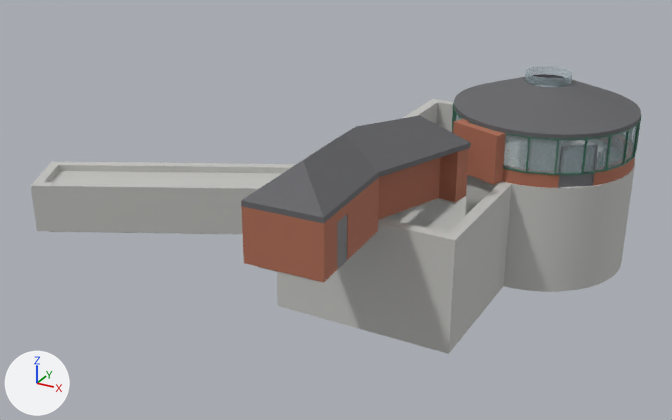
One commit to the glTF model public/models/the-drum.glb: the scene before it, then after it.
Both versions are drawn from a camera (50 mm lens) standing at (13.6, -48.6, 18.1) and looking at (-9.7, -6.2, -3.1). Lighting does not change. The marker at lower left points along +X, +Y and +Z. The first picture is the older version. Where no turn or scale is listed for an object, it has been applied to the vertices. Vertices at exactly the same position are counted once.

Names of what the first picture shows: 'Basic Ceiling Generic [1697219]', 'Basic Roof Wood Rafter 184mm - Asphalt Shingle [1701303]', 'Basic Roof Wood Rafter 184mm - Asphalt Shingle [1702047]', 'Basic Wall Concrete 600mm [1696112]', 'Basic Wall Concrete 600mm [1696526]', 'Basic Wall Concrete 600mm [1696627]', 'Basic Wall Concrete 600mm [1696798]', 'Basic Wall Concrete 600mm [1701894]', 'Basic Wall M_Exterior - Brick on CMU [1683124]', 'Basic Wall M_Exterior - Brick on CMU [1683896]', 'Basic Wall M_Exterior - Brick on CMU [1689250]', 'Floor Generic 300mm [1700320]' and 32 more.
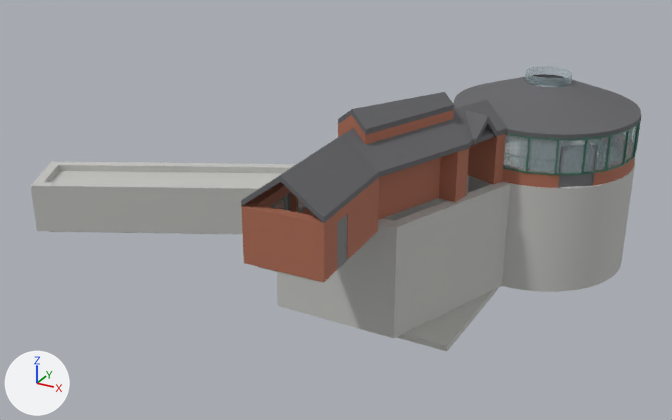
Location of each change, (x1, y1, x2, y2) in pixels of the pictures (672 x 420 px; the box of a moved part takes in the faces that stretch with it):
'Basic Wall Concrete 600mm [1696798]', reshaped (53% wider, 12% shorter): before (437, 182, 512, 354); after (395, 182, 510, 334)
'Basic Wall Concrete 600mm [1701894]', reshaped (25% narrower, 9% shorter): before (287, 218, 448, 350); after (287, 218, 407, 338)
'Basic Roof Wood Rafter 184mm - Asphalt Shingle [1701303]', reshaped: before (241, 115, 471, 224); after (241, 119, 471, 223)
'Basic Roof Wood Rafter 184mm - Asphalt Shingle [1707565]', added: after (338, 92, 454, 135)
'Basic Roof Wood Rafter 184mm - Asphalt Shingle [1708434]', added: after (453, 100, 508, 145)
'Basic Wall Generic - 100mm Brick [1706523]', added (brown): after (367, 110, 454, 144)
'Basic Roof Wood Rafter 184mm - Asphalt Shingle [1709875]', added: after (454, 106, 497, 145)
'Basic Wall Generic - 100mm Brick [1706428]', added: after (339, 115, 367, 145)
'Basic Wall Retaining - 300mm Concrete [1705306]', added (mostly hidden): after (384, 175, 469, 221)
part 1 of me_basic_roof_wood_rafter_184mm___asphalt_shingle__1701303__geometry, moved or reshaped: before (241, 115, 470, 224); after (241, 119, 471, 223)

What changed in the scene script:
```text
Change me_basic_roof_wood_rafter_184mm___asphalt_shingle__1701303__geometry:
    where me_basic_roof_wood_rafter_184mm___asphalt_shingle__1701303__geometry.from_pydata(...)  # 20 vertices, 36 faces; spans x 4.52..10.52, y -16.33..-3.85, z 2.66..4.45
    me_basic_roof_wood_rafter_184mm___asphalt_shingle__1701303__geometry part 1
    4 vertices are removed from x 6.62..8.22, y -14.34..-6.03, z 3.99..4.36
    24 faces are deleted
    4 vertices are added at (8.97, -4.42, 3.89), (6.71, -16.26, 4.11), (8.97, -4.42, 4.15), (6.71, -16.26, 4.37)
    24 new faces join them
Change me_basic_wall_concrete_600mm__1696798__geometry:
    remove me_basic_wall_concrete_600mm__1696798__geometry.from_pydata(...)  # 20 vertices, 32 faces; spans x 11.24..11.84, y -9.83..-2.08, z -6.0..0.0
    add me_basic_wall_concrete_600mm__1696798__geometry.from_pydata(...)  # 20 vertices, 32 faces; spans x 8.52..11.74, y -9.23..-2.07, z -6.0..0.0
    me_basic_wall_concrete_600mm__1696798__geometry part 2: the whole mesh is rebuilt
Change me_basic_wall_concrete_600mm__1701894__geometry:
    remove me_basic_wall_concrete_600mm__1701894__geometry.from_pydata(...)  # 8 vertices, 12 faces; spans x 2.84..11.24, y -9.83..-9.23, z -6.0..0.0
    add me_basic_wall_concrete_600mm__1701894__geometry.from_pydata(...)  # 14 vertices, 24 faces; spans x 2.84..9.15, y -9.83..-9.23, z -6.0..0.0
    me_basic_wall_concrete_600mm__1701894__geometry part 3
    4 vertices are removed from x 11.24, y -9.83..-9.23, z -6.0..0.0
    10 faces are deleted
    5 vertices are added at (8.94, -9.83, -6.0), (9.15, -9.23, -6.0), (8.52, -9.23, -6.0), (6.22, -9.23, -6.0), (5.9, -9.23, -6.0)
    5 new vertices lie (0.0, 0.0, 6.0) away from vertices in x 5.9..9.15, y -9.83..-9.23, z -6.0
    22 new faces join them
Add ob_basic_wall_retaining___300mm_concrete__1705306:
    ob_basic_wall_retaining___300mm_concrete__1705306 = bpy.data.objects.new('Basic Wall Retaining - 300mm Concrete [1705306]', me_basic_wall_retaining___300mm_concrete__1705306__geometry)  # 43 vertices, 76 faces; spans x 5.9..9.23, y -9.23..-1.24, z -6.0..0.0; in mat_concrete (light grey #c4c4c0)
    ob_basic_wall_retaining___300mm_concrete__1705306.location = (-11.82, -2.94, 0.0)
Add ob_basic_wall_generic___100mm_brick__1706523:
    ob_basic_wall_generic___100mm_brick__1706523 = bpy.data.objects.new('Basic Wall Generic - 100mm Brick [1706523]', me_basic_wall_generic___100mm_brick__1706523__geometry)  # 10 vertices, 16 faces; spans x 7.25..9.39, y -9.88..-4.52, z 3.38..4.38; in mat_brick (brown #ad6c55)
    ob_basic_wall_generic___100mm_brick__1706523.location = (-11.82, -2.94, 0.0)
Add ob_basic_wall_generic___100mm_brick__1706428:
    ob_basic_wall_generic___100mm_brick__1706428 = bpy.data.objects.new('Basic Wall Generic - 100mm Brick [1706428]', me_basic_wall_generic___100mm_brick__1706428__geometry)  # 12 vertices, 20 faces; spans x 5.6..7.35, y -9.98..-9.23, z 3.38..5.02; in mat_brick (brown #ad6c55)
    ob_basic_wall_generic___100mm_brick__1706428.location = (-11.82, -2.94, 0.0)
Add ob_basic_wall_generic___100mm_brick__1706370:
    ob_basic_wall_generic___100mm_brick__1706370 = bpy.data.objects.new('Basic Wall Generic - 100mm Brick [1706370]', me_basic_wall_generic___100mm_brick__1706370__geometry)  # 12 vertices, 20 faces; spans x 5.51..8.23, y -9.32..-4.1, z 3.38..4.38; in mat_brick (brown #ad6c55)
    ob_basic_wall_generic___100mm_brick__1706370.location = (-11.82, -2.94, 0.0)
Add ob_basic_roof_wood_rafter_184mm___asphalt_shingle__1709875:
    ob_basic_roof_wood_rafter_184mm___asphalt_shingle__1709875 = bpy.data.objects.new('Basic Roof Wood Rafter 184mm - Asphalt Shingle [1709875]', me_basic_roof_wood_rafter_184mm___asphalt_shingle__1709875__geometry)  # 12 vertices, 20 faces; spans x 7.36..11.14, y -4.54..-1.78, z 2.66..3.97; in mat_roof (dark grey #656569)
    ob_basic_roof_wood_rafter_184mm___asphalt_shingle__1709875.location = (-11.82, -2.94, 0.0)
Add ob_basic_roof_wood_rafter_184mm___asphalt_shingle__1708434:
    ob_basic_roof_wood_rafter_184mm___asphalt_shingle__1708434 = bpy.data.objects.new('Basic Roof Wood Rafter 184mm - Asphalt Shingle [1708434]', me_basic_roof_wood_rafter_184mm___asphalt_shingle__1708434__geometry)  # 12 vertices, 20 faces; spans x 7.39..11.34, y -4.9..-0.84, z 2.66..4.09; in mat_roof (dark grey #656569)
    ob_basic_roof_wood_rafter_184mm___asphalt_shingle__1708434.location = (-11.82, -2.94, 0.0)
Add ob_basic_roof_wood_rafter_184mm___asphalt_shingle__1707565:
    ob_basic_roof_wood_rafter_184mm___asphalt_shingle__1707565 = bpy.data.objects.new('Basic Roof Wood Rafter 184mm - Asphalt Shingle [1707565]', me_basic_roof_wood_rafter_184mm___asphalt_shingle__1707565__geometry)  # 12 vertices, 20 faces; spans x 5.51..9.39, y -9.98..-4.1, z 4.3..5.28; in mat_roof (dark grey #656569)
    ob_basic_roof_wood_rafter_184mm___asphalt_shingle__1707565.location = (-11.82, -2.94, 0.0)
```
